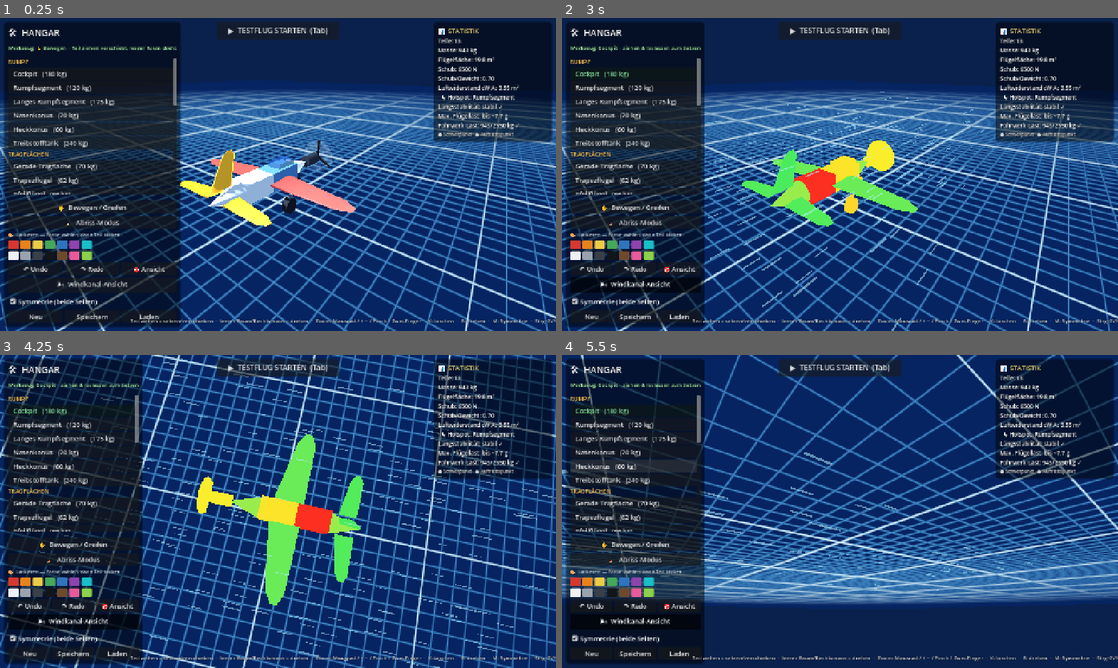
Above: before the commit, frames 1-4 (two rows, left to right).
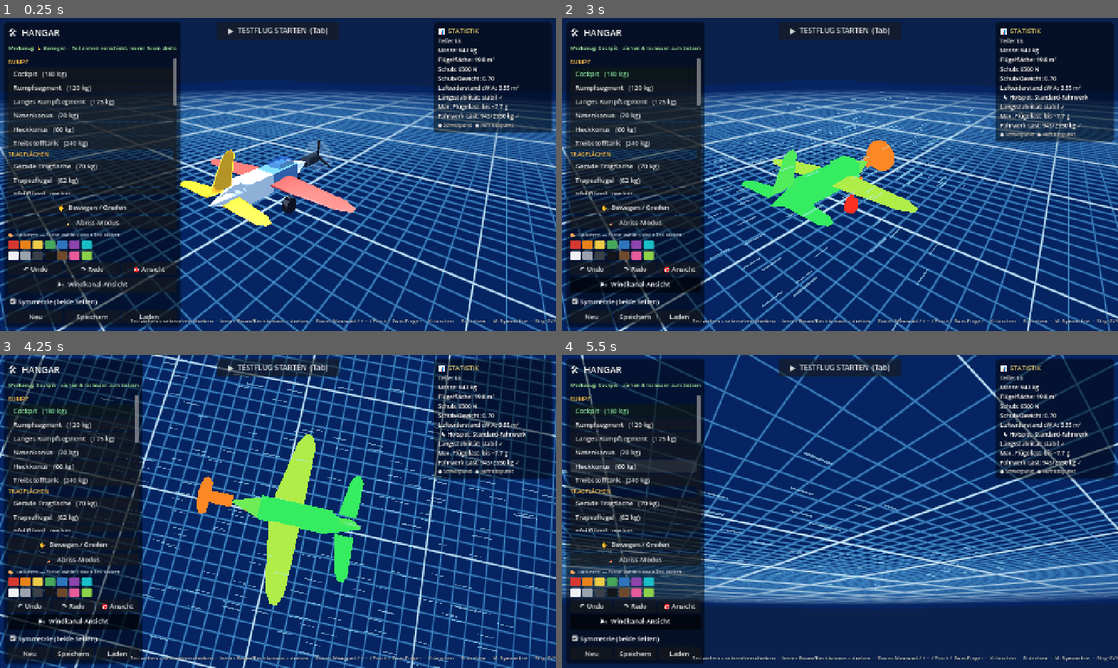
Above: after the commit, the same moments.

Repository: KonstiTheProgrammer/aviasembly
Game: Godot game, scene res://scenes/Main.tscn
The game is run twice, just before and just after one commit, with the same random seed, the same clock (stepped at 60 frames per second) and the same inputs.
Inputs (mouse positions are in pixels of both pictures, inside the frame that each line leads up to):
- Up to frame 1 (0.25 s): no input
- Up to frame 2 (3 s): click "🌬 Windkanal-Ansicht" at 0.5 s; tap Enter at 1.25 s; move the mouse to (962, 158) at 1.27 s; hold D 1.28-2 s; hold Z 1.28-2 s; click (962, 158) at 1.42 s; click "Cockpit (180 kg)" at 2 s; click "🌬 Windkanal-Ansicht" at 2.75 s
- Up to frame 3 (4.25 s): drag from (166, 527) to (250, 574) at 3.52 s
- Up to frame 4 (5.5 s): move the mouse to (895, 442) at 4.27 s; hold D 4.28-5 s; tap R at 4.35 s; drag from (812, 574) to (673, 464) at 5.02 s

The runs differ from the first frame. In frame 1, 1.3% of the frame differs, in the area x 78-100%, y 24-40%; in frame 2, 3.1%; in frame 3, 4.6%, in the area x 35-95%, y 24-80%; in frame 4, 0.1%.

Commit message:
Windkanal: physikalisch korrekte Verdeckung (Windschatten)
Der Wind kommt von vorne (-Z) -> nur windzugewandte, NICHT verdeckte Flächen
erzeugen Druckwiderstand. Bisher zeigte jedes Teil isoliert Stirnfläche×cd,
also auch Heckteile im Windschatten rot (unphysikalisch).

Neu in _apply_drag_heatmap: Strahlengitter aus -Z über die Modell-AABB gegen
die Teil-Pick-Bodies (BUILD_LAYER, intersect_ray). Erster Treffer pro Strahl =
windzugewandte Fläche. Jedes Teil sammelt nur seine EXPONIERTE Fläche ein;
verdeckte Teile (hinter anderen) bekommen ~0 -> bleiben grün. Druckwiderstand
je Teil = exponierte Fläche × PartCatalog.part_cd (neuer Formbeiwert-Helfer,
eine Quelle für Flug + Windkanal). Einfärbung relativ zum Maximum.

- _model_aabb_world: Welt-AABB aus den Kollisionsboxen.
- set_wind_tunnel feuert design_changed -> Statistik-Hotspot sofort sichtbar.
- Hotspot in der Stat-Leiste nur bei aktivem Windkanal (konsistent mit Färbung).
- tools/occlusion_test.gd: headless Physik-Test, beide Fälle bestanden.

Co-Authored-By: Claude Opus 4.8 <noreply@anthropic.com>

Diff:
--- a/scripts/BuildController.gd
+++ b/scripts/BuildController.gd
@@ -390,6 +390,7 @@
 		_build_wind_tunnel()
 	else:
 		_clear_wind_tunnel()
+	design_changed.emit(compute_stats())   # Statistik (Hotspot) sofort aktualisieren
 
 
 func _build_wind_tunnel() -> void:
@@ -424,27 +425,86 @@
 	design_root.add_child(_tunnel_particles)
 
 
-# Färbt jedes Teil nach seinem Flug-Widerstand: grün (wenig) -> rot (viel).
-# Bezug = größter Wert im Design (mit Untergrenze), damit ein sauberes
-# Flugzeug grün bleibt und nur echte Problemteile rot werden.
+# Färbt jedes Teil nach seinem ECHTEN Flug-Widerstand: grün (wenig) -> rot (viel).
+# Der Wind kommt von vorne (-Z). Per Strahlengitter wird ermittelt, welche Fläche
+# jedes Teil der Anströmung TATSÄCHLICH zuwendet — verdeckte Teile (im Windschatten
+# hinter anderen) fangen keinen Wind und bleiben grün. Druck-Widerstand pro Teil =
+# exponierte Stirnfläche × Formbeiwert. So leuchtet nur das wirklich störende,
+# vorne-anliegende Teil rot, nicht ein Heckteil im Schatten.
 func _apply_drag_heatmap() -> void:
+	wind_worst = ""
+	var parts: Array = []
+	for child in design_root.get_children():
+		if child.is_in_group("part"):
+			parts.append(child)
+	if parts.is_empty():
+		return
+	var space := get_viewport().get_world_3d().direct_space_state
+	if space == null:
+		return
+	# 1) exponierte Fläche je Teil per Raycast aus -Z einsammeln
+	var exposed := {}
+	for pt in parts:
+		exposed[pt] = 0.0
+	var aabb := _model_aabb_world(parts)
+	var w: float = maxf(aabb.size.x, 0.1)
+	var h: float = maxf(aabb.size.y, 0.1)
+	var nx: int = clampi(int(ceil(w / 0.2)), 6, 60)
+	var ny: int = clampi(int(ceil(h / 0.2)), 4, 40)
+	var cell: float = (w / float(nx)) * (h / float(ny))
+	var z0: float = aabb.position.z - 3.0
+	var z1: float = aabb.position.z + aabb.size.z + 3.0
+	var q := PhysicsRayQueryParameters3D.create(Vector3.ZERO, Vector3.ZERO)
+	q.collision_mask = BUILD_LAYER
+	q.collide_with_areas = false
+	for i in nx:
+		var x: float = aabb.position.x + (float(i) + 0.5) / float(nx) * w
+		for j in ny:
+			var y: float = aabb.position.y + (float(j) + 0.5) / float(ny) * h
+			q.from = Vector3(x, y, z0)
+			q.to = Vector3(x, y, z1)
+			var hit := space.intersect_ray(q)     # erster Treffer = windzugewandt
+			if hit.is_empty():
+				continue
+			var pt := _part_from_hit(hit)
+			if pt != null and exposed.has(pt):
+				exposed[pt] += cell
+	# 2) Druckwiderstand = exponierte Fläche × Formbeiwert; stärkstes Teil merken
+	var drag := {}
 	var max_d := 0.0
-	wind_worst = ""
-	for child in design_root.get_children():
-		if not child.is_in_group("part"):
-			continue
-		var p := PartCatalog.get_part(child.get_meta("part_id"))
-		var dd: float = PartCatalog.part_drag(p)
-		if dd > max_d:
-			max_d = dd
-			wind_worst = p.get("name", "")
-	var denom := maxf(max_d, 0.6)
-	for child in design_root.get_children():
-		if not child.is_in_group("part"):
-			continue
-		var dd: float = PartCatalog.part_drag(PartCatalog.get_part(child.get_meta("part_id")))
-		var frac := clampf(dd / denom, 0.0, 1.0)
-		_tint(child.get_node_or_null("Visual"), _drag_color(frac), frac)
+	for pt in parts:
+		var cd: float = PartCatalog.part_cd(PartCatalog.get_part(pt.get_meta("part_id")))
+		var dv: float = exposed[pt] * cd
+		drag[pt] = dv
+		if dv > max_d:
+			max_d = dv
+			wind_worst = PartCatalog.get_part(pt.get_meta("part_id")).get("name", "")
+	# 3) einfärben — Bezug = größter Wert (mit Untergrenze: schlanke Flieger bleiben grün)
+	var denom := maxf(max_d, 0.45)
+	for pt in parts:
+		var frac := clampf(drag[pt] / denom, 0.0, 1.0)
+		_tint(pt.get_node_or_null("Visual"), _drag_color(frac), frac)
+
+
+# Welt-AABB aller Teil-Kollisionsboxen (für das Strahlengitter).
+func _model_aabb_world(parts: Array) -> AABB:
+	var aabb := AABB()
+	var first := true
+	for pt in parts:
+		var p := PartCatalog.get_part(pt.get_meta("part_id"))
+		var ext: Vector3 = PartCatalog.col_size(p) * 0.5
+		var off: Vector3 = PartCatalog.col_offset(p)
+		var xf: Transform3D = pt.global_transform
+		for sx in [-1.0, 1.0]:
+			for sy in [-1.0, 1.0]:
+				for sz in [-1.0, 1.0]:
+					var corner: Vector3 = xf * (off + Vector3(sx * ext.x, sy * ext.y, sz * ext.z))
+					if first:
+						aabb = AABB(corner, Vector3.ZERO)
+						first = false
+					else:
+						aabb = aabb.expand(corner)
+	return aabb
 
 
 func _drag_color(f: float) -> Color:
@@ -711,8 +771,6 @@
 	var gear_cap := 0.0
 	var wing_cap := 0.0
 	var drag_area := 0.0
-	var drag_worst := ""
-	var drag_worst_v := 0.0
 	var com := Vector3.ZERO
 	var col := Vector3.ZERO
 	var col_w := 0.0
@@ -725,11 +783,7 @@
 		n += 1
 		thrust += p.get("thrust", 0.0)
 		gear_cap += p.get("gear_capacity", 0.0)
-		var pd: float = PartCatalog.part_drag(p)
-		drag_area += pd
-		if pd > drag_worst_v:
-			drag_worst_v = pd
-			drag_worst = p.get("name", "")
+		drag_area += PartCatalog.part_drag(p)
 		com += m * child.position
 		if p.get("is_wing", false):
 			var a: float = p.get("area", 0.0)
@@ -748,7 +802,6 @@
 		"tw": tw, "com": com, "col": col, "col_valid": col_w > 0.0,
 		"gear_cap": gear_cap, "gear_overload": gear_cap > 0.0 and mass > gear_cap,
 		"has_gear": gear_cap > 0.0, "drag_area": drag_area,
-		"drag_worst": drag_worst,
 		"max_g": max_g, "has_wings": wing_cap > 0.0,
 	}
 
--- a/scripts/Main.gd
+++ b/scripts/Main.gd
@@ -665,9 +665,8 @@
 	if stats.get("has_wings", false):
 		wingload = "bis ~%.1f g" % stats["max_g"]
 	var drag_line := "Luftwiderstand cW·A: %.2f m²" % stats.get("drag_area", 0.0)
-	var worst: String = stats.get("drag_worst", "")
-	if worst != "":
-		drag_line += "\n  ↳ Hotspot: %s" % worst
+	if build_ctrl != null and build_ctrl.wind_tunnel and build_ctrl.wind_worst != "":
+		drag_line += "\n  ↳ Hotspot: %s" % build_ctrl.wind_worst
 	stats_label.text = "Teile: %d\nMasse: %d kg\nFlügelfläche: %.1f m²\nSchub: %d N\nSchub/Gewicht: %.2f\n%s\nLängsstabilität: %s\nMax. Flügellast: %s\nFahrwerk-Last: %s" % [
 		int(stats["parts"]), int(stats["mass"]), stats["area"],
 		int(stats["thrust"]), stats["tw"], drag_line,
--- a/scripts/PartCatalog.gd
+++ b/scripts/PartCatalog.gd
@@ -195,18 +195,22 @@
 const WING_STRESS := 3600.0
 
 ## Parasitärer Luftwiderstand eines Teils (cW·A in m²), grob aus Stirnfläche+Form
+# Form-Widerstandsbeiwert (cd) eines Teils — eine Quelle für Flug & Windkanal.
+static func part_cd(p: Dictionary) -> float:
+	match p.get("shape", "box"):
+		"nose": return 0.10
+		"wing": return 0.06
+		"cockpit": return 0.30
+		"cyl", "jet", "prop": return 0.32
+		"wheel": return 0.65
+		"box": return 0.55
+	return 0.5
+
+
 static func part_drag(p: Dictionary) -> float:
 	var s: Vector3 = col_size(p)
 	var frontal: float = s.x * s.y      # Querschnitt in Flugrichtung (-Z)
-	var cd := 0.5
-	match p.get("shape", "box"):
-		"nose": cd = 0.10
-		"wing": cd = 0.06
-		"cockpit": cd = 0.30
-		"cyl", "jet", "prop": cd = 0.32
-		"wheel": cd = 0.65
-		"box": cd = 0.55
-	return frontal * cd
+	return frontal * part_cd(p)
 
 
 static func col_size(p: Dictionary) -> Vector3:
--- /dev/null
+++ b/tools/occlusion_test.gd
@@ -0,0 +1,85 @@
+## Headless-Test des Windkanal-Verdeckungs-Raycasts (temporär).
+## Start: Godot --headless --path . --script res://tools/occlusion_test.gd
+## Prüft: zwei Boxen hintereinander entlang +Z -> nur die VORDERE (windzugewandte)
+## bekommt Exposition; die hintere liegt im Windschatten (~0). Eine breitere
+## Heckbox schaut seitlich heraus und bekommt genau diesen Anteil.
+## (SceneTree._process: return true = QUIT, false = weiter.)
+extends SceneTree
+
+var frame := 0
+var a: StaticBody3D
+var b: StaticBody3D
+var ok1 := false
+var ok2 := false
+const LAYER := 2
+
+
+func _make_box(pos: Vector3, size: Vector3) -> StaticBody3D:
+	var body := StaticBody3D.new()
+	body.collision_layer = LAYER
+	body.collision_mask = 0
+	var cs := CollisionShape3D.new()
+	var box := BoxShape3D.new()
+	box.size = size
+	cs.shape = box
+	body.add_child(cs)
+	body.position = pos
+	root.add_child(body)
+	return body
+
+
+# Exponierte Fläche je Body per Strahlengitter aus -Z (gleiche Logik wie im Editor).
+func _expose(bodies: Array, w: float, h: float) -> Dictionary:
+	var space := root.get_world_3d().direct_space_state
+	var nx := 40
+	var ny := 40
+	var cell := (w / nx) * (h / ny)
+	var out := {}
+	for bd in bodies:
+		out[bd] = 0.0
+	var q := PhysicsRayQueryParameters3D.create(Vector3.ZERO, Vector3.ZERO)
+	q.collision_mask = LAYER
+	for i in nx:
+		var x: float = -w * 0.5 + (float(i) + 0.5) / nx * w
+		for j in ny:
+			var y: float = -h * 0.5 + (float(j) + 0.5) / ny * h
+			q.from = Vector3(x, y, -10.0)
+			q.to = Vector3(x, y, 10.0)
+			var hit := space.intersect_ray(q)
+			if hit.is_empty():
+				continue
+			var c = hit.get("collider")
+			if c != null and out.has(c):
+				out[c] += cell
+	return out
+
+
+func _process(_delta: float) -> bool:
+	frame += 1
+	match frame:
+		1:
+			print("=== Test 1: gleich große Boxen hintereinander (A vorne -Z, B hinten +Z) ===")
+			a = _make_box(Vector3(0, 0, -1.5), Vector3(2, 2, 1))
+			b = _make_box(Vector3(0, 0, 1.5), Vector3(2, 2, 1))
+		5:
+			var e1 := _expose([a, b], 2.0, 2.0)
+			print("  A (vorne):  %.2f m²" % e1[a])
+			print("  B (hinten): %.2f m²" % e1[b])
+			ok1 = e1[a] > 3.5 and e1[b] < 0.1
+			print("  -> ", "OK ✓ (Heck im Windschatten)" if ok1 else "FEHLER ✗")
+			a.free()
+			b.free()
+		6:
+			print("=== Test 2: schmale Box vorne (1x1), BREITE Box hinten (3x3) ===")
+			a = _make_box(Vector3(0, 0, -1.5), Vector3(1, 1, 1))
+			b = _make_box(Vector3(0, 0, 1.5), Vector3(3, 3, 1))
+		10:
+			var e2 := _expose([a, b], 3.0, 3.0)
+			print("  A schmal vorne: %.2f m²  (erwartet ~1.0)" % e2[a])
+			print("  B breit hinten: %.2f m²  (erwartet ~8.0 = 9 − 1 verdeckt)" % e2[b])
+			ok2 = absf(e2[a] - 1.0) < 0.4 and e2[b] > 7.0
+			print("  -> ", "OK ✓ (nur der herausschauende Rand zählt)" if ok2 else "FEHLER ✗")
+			print("=== FERTIG: ", "ALLE TESTS BESTANDEN ✓" if (ok1 and ok2) else "TEST FEHLGESCHLAGEN ✗", " ===")
+			quit()
+			return true
+	return false
Not shown, changed: CLAUDE.md
